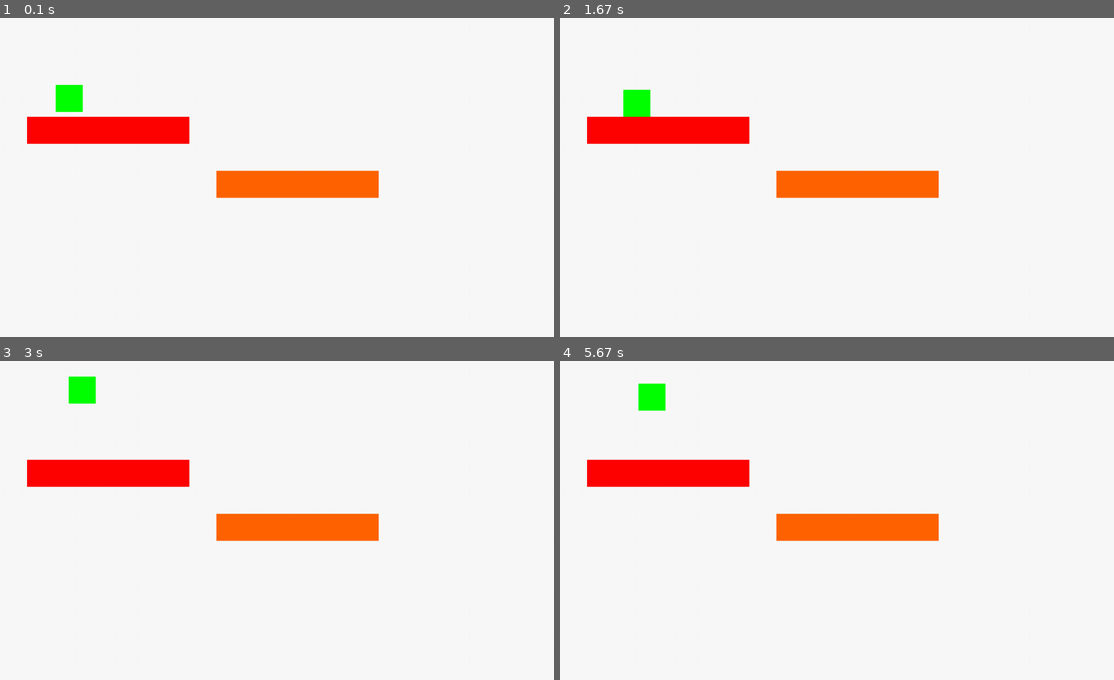
Above: before the commit, frames 1-4 (two rows, left to right).
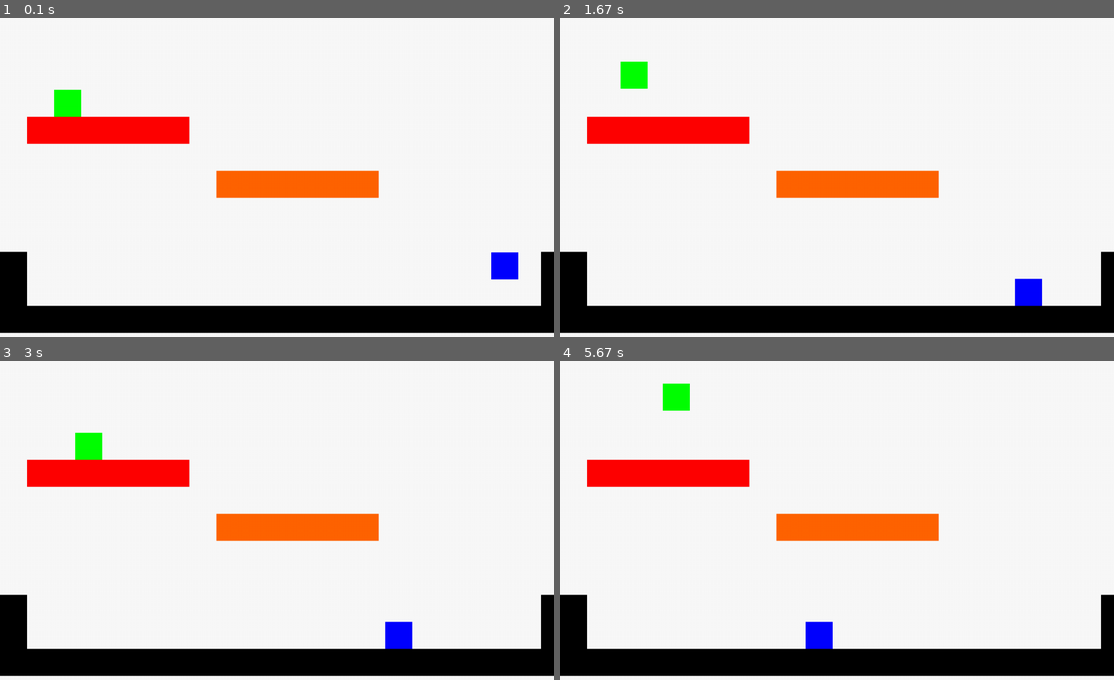
Above: after the commit, the same moments.

Repository: icanwalkonwater/sb-gamejam-pygame
Game: pygame game, started from src/main.py
The game is run twice, just before and just after one commit, with the same random seed, the same clock (stepped at 60 frames per second) and the same inputs.
Inputs:
- Up to frame 1 (0.1 s): no input
- Up to frame 2 (1.67 s): tap Space at 0.33 s; tap D at 0.67, 1, 1.4 s
- Up to frame 3 (3 s): tap D at 1.7, 1.9, 2.23, 2.53, 2.73 s; tap Space at 1.98 s
- Up to frame 4 (5.67 s): tap D at 3.03, 3.3, 3.63, 3.93, 4.07, 4.47, 4.77, 5.13, 5.53 s; tap Space at 3.38, 4.55 s

The runs differ from the first frame. In frame 1, 11% of the frame differs, in the area x 0-100%, y 20-99%; in frame 2, 11%; in frame 3, 11%, in the area x 0-100%, y 4-99%; in frame 4, 11%.

Commit message:
Moved constantes out, fixed duplicated velocity, created basic enemy

Diff:
--- /dev/null
+++ b/src/constants.py
@@ -0,0 +1,23 @@
+from enum import Enum
+
+from pygame import Vector2
+from pygame.rect import Rect
+
+RESOLUTION = (1024, 768)
+
+PHYSICS_SCALE = 10000
+PHYSICS_NULLIFY_THRESHOLD = 1
+PHYSICS_GRAVITY = Vector2(0, 9.31)
+PHYSICS_STANDARD_RESISTANCE = 0.06
+
+PLAYER_JUMP_FORCE = Vector2(0, -4500)
+
+ENEMY_CHILL_WALK_VELOCITY = Vector2(1000, 0)
+ENEMY_DETECTION_RANGE = Rect((0, 0), (300, 300))
+
+
+class ImpactSide(Enum):
+    TOP = 1
+    BOTTOM = 2
+    LEFT = 3
+    RIGHT = 4
--- /dev/null
+++ b/src/enemy.py
@@ -0,0 +1,37 @@
+from pygame.math import Vector2
+from pygame.rect import Rect
+from pygame.surface import Surface
+
+from constants import ENEMY_CHILL_WALK_VELOCITY, ENEMY_DETECTION_RANGE, ImpactSide
+from game_object import GameObject
+from physics import RigidPhysicsAwareGameObject
+
+
+class Enemy(RigidPhysicsAwareGameObject):
+
+    def __init__(self, surface: Surface, weight: float, ground: [GameObject], target: GameObject):
+        RigidPhysicsAwareGameObject.__init__(self, surface, weight, ground)
+        self._target: GameObject = target
+        self._direction = 1
+
+    def update(self, delta_time: float):
+        collision_mask: Rect = ENEMY_DETECTION_RANGE.move(
+            self.transform.x - ENEMY_DETECTION_RANGE.width / 2,
+            self.transform.y + ENEMY_DETECTION_RANGE.height / 2
+        )
+
+        if not self._target.rect.colliderect(collision_mask):
+            self.velocity.x = ENEMY_CHILL_WALK_VELOCITY.x * self._direction
+            pass
+        else:
+            print('AAAAA')
+
+        RigidPhysicsAwareGameObject.update(self, delta_time)
+
+    def _on_collide(self, other: GameObject, direction_of_impact: Vector2, impact_side: ImpactSide):
+        RigidPhysicsAwareGameObject._on_collide(self, other, direction_of_impact, impact_side)
+
+        if impact_side == ImpactSide.LEFT:
+            self._direction = 1
+        elif impact_side == ImpactSide.RIGHT:
+            self._direction = -1
--- a/src/game_object.py
+++ b/src/game_object.py
@@ -3,7 +3,7 @@
 from pygame import Surface, Rect, Vector2
 from pygame.sprite import Sprite
 
-PHYSICS_SCALE = 10000
+from constants import PHYSICS_SCALE
 
 
 class Moveable(ABC):
--- a/src/main.py
+++ b/src/main.py
@@ -3,6 +3,8 @@
 import pygame
 from pygame import Surface, Vector2
 
+from constants import RESOLUTION
+from enemy import Enemy
 from game_object import GameObject
 from keyboard_input import InputController
 from player import Player
@@ -12,7 +14,7 @@
 frames = 0
 
 
-def create_test_scene(screen) -> Scene:
+def create_test_scene(screen: Surface) -> Scene:
     background: Surface = Surface(screen.get_size())
     background.fill((250, 250, 250))
 
@@ -31,26 +33,43 @@
     green_box_s = Surface((50, 50))
     green_box_s.fill((0, 255, 0))
 
-    player = Player(green_box_s, .5)
+    floor_s: Surface = Surface((1080, 50))
+    floor_s.fill((0, 0, 0))
+    floor: GameObject = GameObject(floor_s)
+    floor.move(Vector2(0, 600))
+
+    wall_left_s: Surface = Surface((50, 100))
+    wall_left_s.fill((0, 0, 0))
+    wall_left: GameObject = GameObject(wall_left_s)
+    wall_left.move(Vector2(0, 500))
+
+    wall_right_s: Surface = Surface((50, 100))
+    wall_right_s.fill((0, 0, 0))
+    wall_right: GameObject = GameObject(wall_left_s)
+    wall_right.move(Vector2(1000, 500))
+
+    player = Player(green_box_s, .5, [red_box, orange_box, floor, wall_left, wall_right])
     player.move(Vector2(100, 200))
-    player.apply_force(Vector2(500, -1400))
 
-    player.add_to_collision_mask(red_box, orange_box)
+    enemy_s: Surface = Surface((50, 50))
+    enemy_s.fill((0, 0, 255))
+    enemy = Enemy(enemy_s, .5, [floor, wall_left, wall_right], player)
+    enemy.move(Vector2(900, 500))
 
-    return Scene(background, [red_box, orange_box], [player])
+    return Scene(background, [red_box, orange_box, floor, wall_left, wall_right], [player, enemy])
 
 
 def main():
     pygame.init()
 
     # Setup screen
-    screen: pygame.Surface = pygame.display.set_mode((1024, 768))
+    screen: pygame.Surface = pygame.display.set_mode(RESOLUTION)
     pygame.display.set_caption("Hey")
     pygame.mouse.set_visible(True)
 
     # Setup input controller
     input_controller: InputController = InputController(vertical=(pygame.K_SPACE, -1))
-    input_controller.acceleration = Vector2(3, 10)
+    input_controller.acceleration = Vector2(5, 1)
 
     # Setup scene
     scene = create_test_scene(screen)
--- a/src/physics.py
+++ b/src/physics.py
@@ -1,30 +1,19 @@
 import math
 from abc import ABC
-from enum import Enum
 
 from pygame import Vector2
 from pygame.sprite import Group
 from pygame.surface import Surface
 
+from constants import PHYSICS_NULLIFY_THRESHOLD, PHYSICS_GRAVITY, PHYSICS_STANDARD_RESISTANCE, ImpactSide
 from game_object import Moveable, GameObject
-
-PHYSICS_NULLIFY_THRESHOLD = 1
-PHYSICS_GRAVITY = Vector2(0, 9.31)
-PHYSICS_STANDARD_RESISTANCE = 0.06
-
-
-class ImpactSide(Enum):
-    TOP = 1
-    BOTTOM = 2
-    LEFT = 3
-    RIGHT = 4
 
 
 class PhysicsReceiver(Moveable, ABC):
 
     def __init__(self, weight: float, resistance_amount: float = PHYSICS_STANDARD_RESISTANCE,
                  initial_velocity: Vector2 = Vector2()):
-        self.velocity: Vector2 = initial_velocity
+        self.velocity: Vector2 = Vector2(initial_velocity)
         self.resistance_amount: float = resistance_amount
         self.weight = weight
         self.is_on_ground = False
--- a/src/player.py
+++ b/src/player.py
@@ -1,10 +1,9 @@
 from pygame import Vector2, Surface
 
+from constants import PLAYER_JUMP_FORCE
 from game_object import GameObject
 from keyboard_input import InputController
 from physics import RigidPhysicsAwareGameObject
-
-JUMP_FORCE = Vector2(0, -4500)
 
 
 class Player(RigidPhysicsAwareGameObject):
@@ -27,4 +26,4 @@
 
     def jump(self):
         self.is_on_ground = False
-        self.apply_force(JUMP_FORCE)
+        self.apply_force(PLAYER_JUMP_FORCE)
